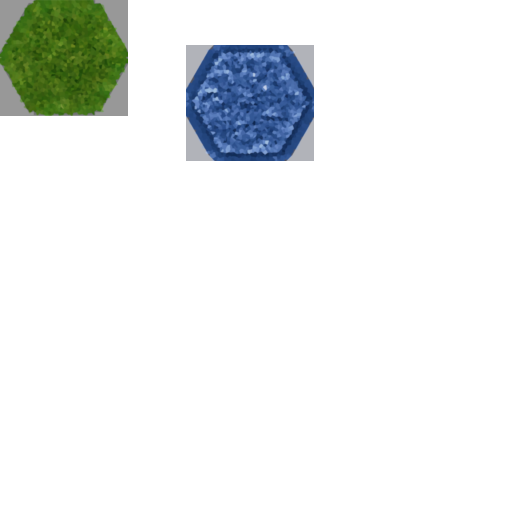
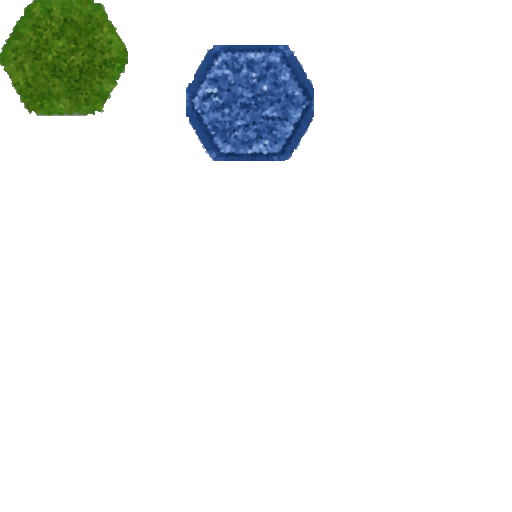
The second 512 x 512 image is a revision of the first. Changes to its layers:
painted on "water" over [186, 45, 314, 161]
painted on "ground" over [0, 0, 128, 116]
